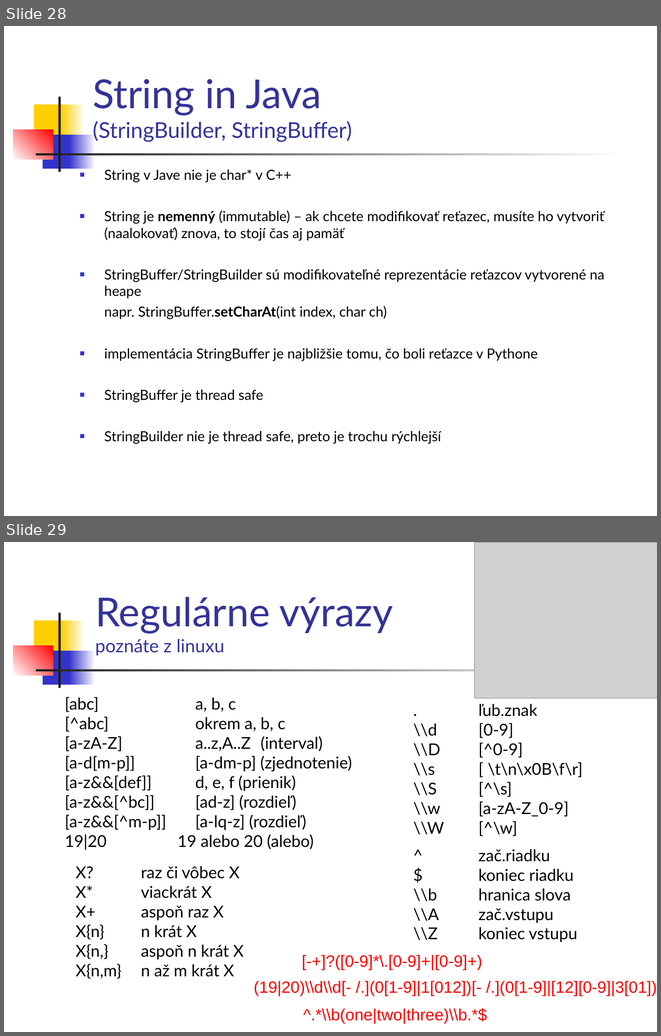
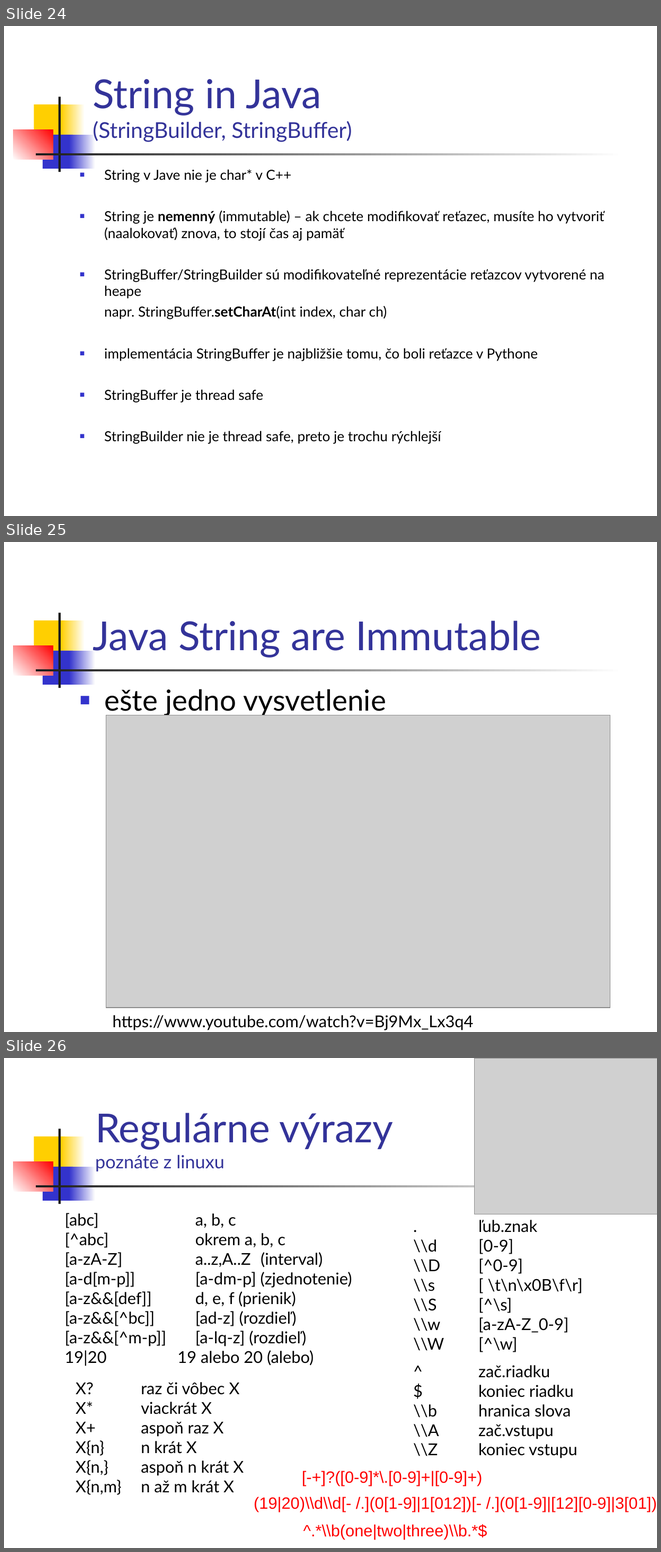
Before and after one commit to Programovanie4/Prednasky, a slide deck: 02/02_java.ppt. Shown one above the other, each under a label of ours: slides 28 and 29 before the commit, slides 24, 25 and 26 after it. The pictures are 661x1036 and 661x1552 pixels, drawn with LibreOffice and Linux fonts; fonts in the diff are those of the drawing; grey boxes stand for pictures. Boxes give left, top, right and bottom in pixels: in the first picture for what was removed or moved away, otherwise in the second. Text is boxed around its words. In the diff, an @@ line names an element or a change of style, - is before the commit and + after.

```diff
--- a/02/02_java.ppt
+++ b/02/02_java.ppt
@@ slide 25 added at bbox=[4, 542, 657, 1032], background #FFFFFF; not listed: 7 template elements that a slide beside it also shows @@
@@ title added at bbox=[93, 620, 541, 657], 44 pt, text #333399 @@
+Java String are Immutable
@@ text added at bbox=[104, 689, 386, 716], 32 pt, text #000000 @@
+■ ešte jedno vysvetlenie
@@ picture added at bbox=[106, 715, 610, 1007] @@
@@ text added at bbox=[113, 1015, 474, 1030], 18 pt, text #000000 @@
+https://www.youtube.com/watch?v=Bj9Mx_Lx3q4
@@ what was slide 28 is now slide 24 @@
@@ what was slide 29 is now slide 26 @@
```
Also in this commit, not shown: 6 slides changed, 1 other slide added, 5 slides removed, 2 other files.
